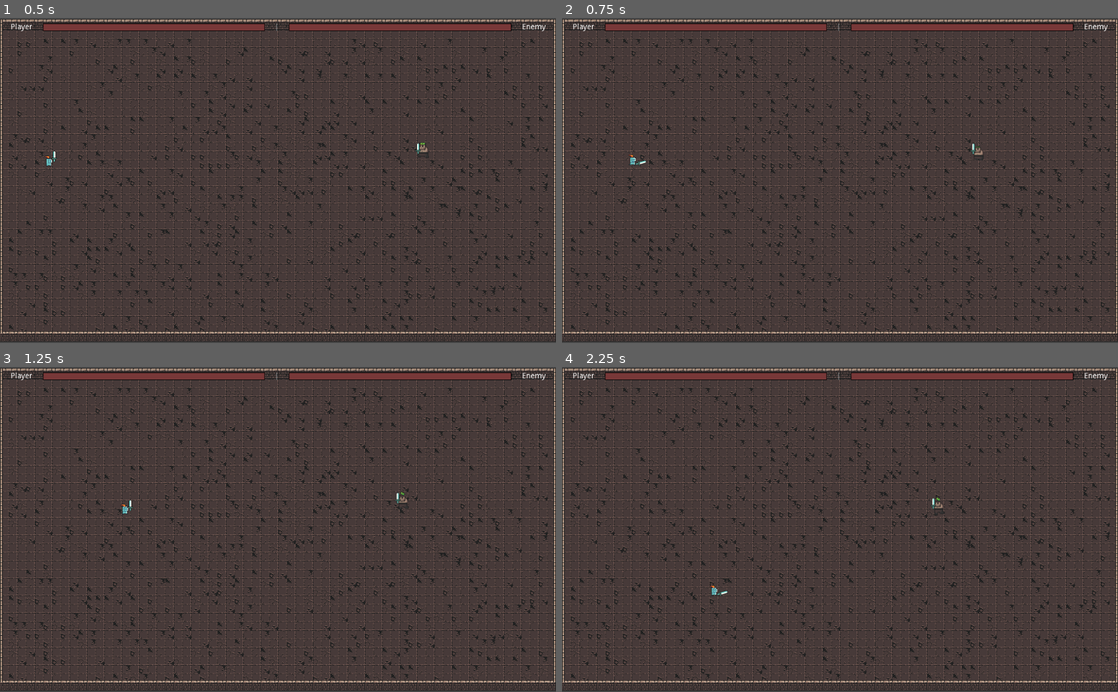
Above: before the commit, frames 1-4 (two rows, left to right).
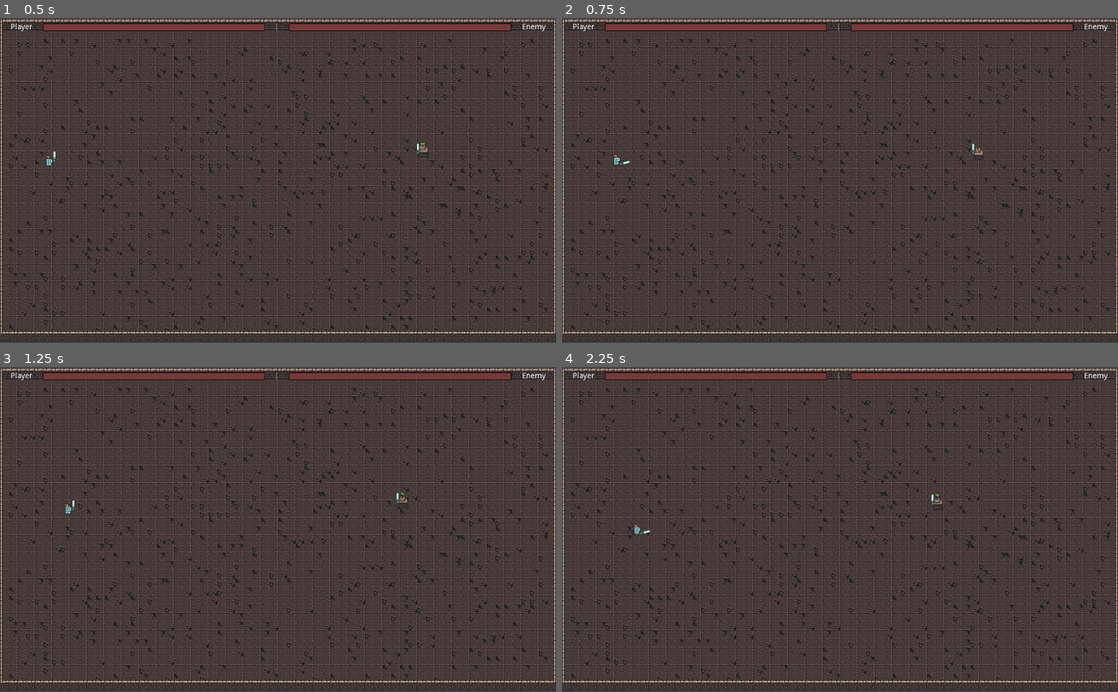
Above: after the commit, the same moments.

Repository: josephmbustamante/ludum-dare-45
Game: Godot game, scene res://Scenes/Main.tscn
Two runs of this game, one before a commit and one after it. Both use one fixed random seed, a clock stepped at 60 frames per second and the inputs below. This scene is started directly instead of the project's main scene.
Inputs (mouse positions are in pixels of both pictures, inside the frame that each line leads up to):
- Up to frame 1 (0.5 s): no input
- Up to frame 2 (0.75 s): move the mouse to (962, 164) at 0.52 s; hold Right (right) from 0.53 s (still down); click (962, 164) at 0.6 s
- Up to frame 3 (1.25 s): keep holding Right (right)
- Up to frame 4 (2.25 s): move the mouse to (728, 545) at 1.27 s; release Right (right) at 1.28 s; hold Down (down) 1.28-2.03 s; click (728, 545) at 1.35 s; move the mouse to (895, 458) at 2.02 s; hold Right (right) from 2.03 s (still down); click (895, 458) at 2.1 s

Frame 1 is identical in both runs. In frame 2, less than 0.1% of the frame differs, in the area x 9-16%, y 42-46%; in frame 3, less than 0.1%; in frame 4, 0.2%, in the area x 12-69%, y 38-71%.

Commit message:
Make player use the global speed stat

Diff:
--- a/Scripts/Enemy.gd
+++ b/Scripts/Enemy.gd
@@ -48,7 +48,6 @@
 func handle_hit(damage: int):
 	health -= damage
 	$AnimationPlayer.play("HitAnimation")
-	print("Enemy was hit, new health: ", health)
 	emit_signal("enemy_health_changed", health)
 	if health <= 0:
 		Global.current_stage += 1
--- a/Scripts/Player.gd
+++ b/Scripts/Player.gd
@@ -1,7 +1,12 @@
 extends KinematicBody2D
 
-export (int) var speed = 200
-export (int) var health = 100
+onready var health = PlayerVariables.stats[PlayerVariables.PLAYER_STATS.health]["current_value"]
+onready var strength = PlayerVariables.stats[PlayerVariables.PLAYER_STATS.strength]["current_value"]
+onready var speed = PlayerVariables.stats[PlayerVariables.PLAYER_STATS.speed]["current_value"]
+
+# Player stats go betwen 1-10, and if we used that as a speed they would be frustratingly slow.
+# Instead, we keep the 1-10 scale, and just have a multiplier here
+var speed_multiplier = 50
 
 var facing_left: bool = false
 
@@ -23,7 +28,7 @@
 		velocity.y -= 1
 
 	if velocity.length() > 0:
-		velocity = velocity.normalized() * speed
+		velocity = velocity.normalized() * (speed * speed_multiplier)
 		$AnimatedSprite.play("run")
 	else:
 		$AnimatedSprite.play("idle")
@@ -43,7 +48,6 @@
 func handle_hit(damage: int):
 	health -= damage
 	$AnimationPlayer.play("HitAnimation")
-	print("player was hit, new health: ", health)
 	emit_signal("player_health_changed", health)
 	if health <= 0:
 		Global.player_died()
